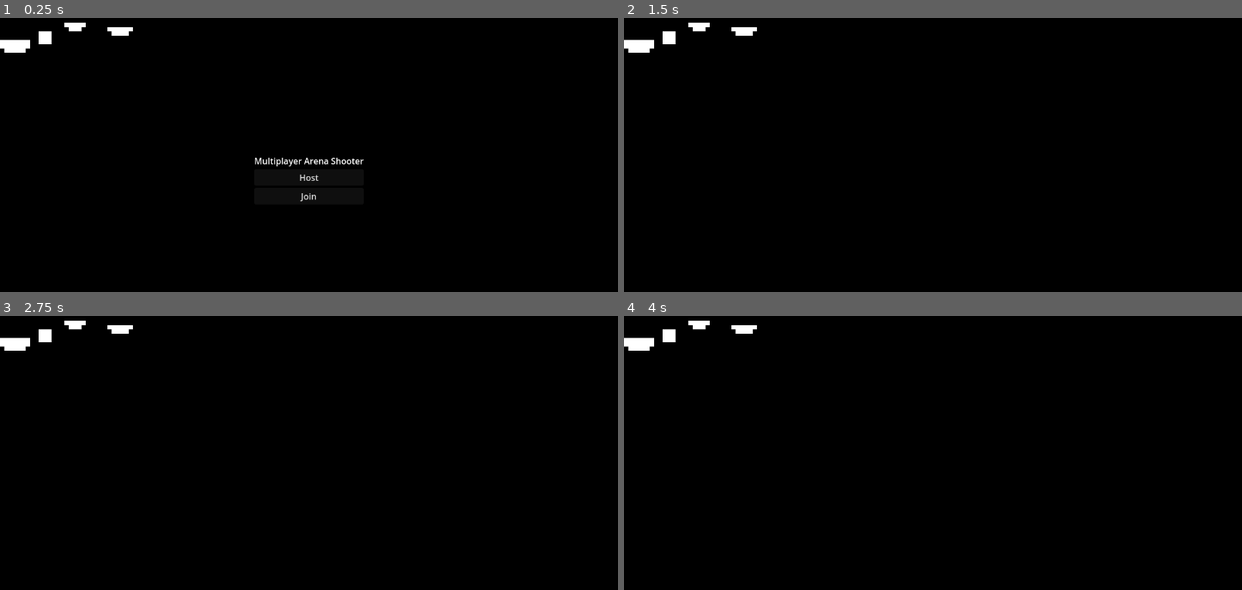
Above: before the commit, frames 1-4 (two rows, left to right).
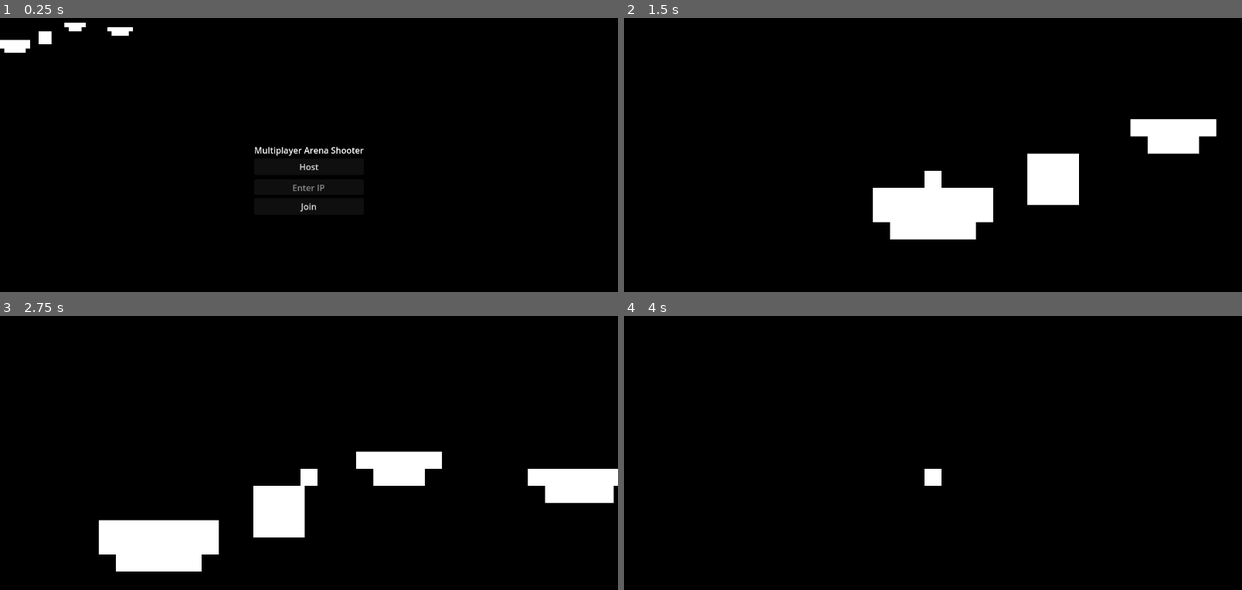
Above: after the commit, the same moments.

Repository: nerdcampdk/gamezone_mmo
Game: Godot game, scene res://game/game.tscn
Same seed, same stepped clock (60 frames per second), same inputs: the game is played once before the commit and once after it.
Inputs (mouse positions are in pixels of both pictures, inside the frame that each line leads up to):
- Up to frame 1 (0.25 s): no input
- Up to frame 2 (1.5 s): click "Join" at 0.5 s; click (933, 165) at 1.25 s, where only the run after the commit has a clickable "Host"
- Up to frame 3 (2.75 s): tap Enter at 2 s; hold D (right) from 2.03 s (still down); tap Space (jump) at 2.27 s
- Up to frame 4 (4 s): tap Space (jump) at 3.02 s; release D (right) at 3.53 s; hold A (left) from 3.53 s (still down)

The runs differ from the first frame. In frame 1, 0.7% of the frame differs, in the area x 41-59%, y 47-71%; in frame 2, 7.1%; in frame 3, 8.7%, in the area x 0-100%, y 1-94%; in frame 4, 0.7%.

Commit message:
added better multiplayer join features

Diff:
--- a/game/game.gd
+++ b/game/game.gd
@@ -2,6 +2,8 @@
 extends Node
 
 @onready var multiplayer_ui = $UI/Multiplayer
+@onready var ip_label: Label = $UI/Ingame/VBoxContainer/Label
+@onready var join_ip_lineedit: LineEdit = $UI/Multiplayer/VBoxContainer/LineEdit
 
 const PLAYER = preload("res://player/player.tscn")
 
@@ -24,8 +26,13 @@
 	$MultiplayerSpawner.spawn(multiplayer.get_unique_id())
 	multiplayer_ui.hide()
 
+
 func _on_join_pressed():
-	peer.create_client("localhost", 25565)
+	var join_ip: String = join_ip_lineedit.text
+	if join_ip.is_empty():
+		join_ip_lineedit.placeholder_text = "Please enter IP"
+		return
+	peer.create_client(join_ip, 25565)
 	multiplayer.multiplayer_peer = peer
 	multiplayer_ui.hide()
 
--- a/game/game.tscn
+++ b/game/game.tscn
@@ -66,9 +66,31 @@
 layout_mode = 2
 text = "Host"
 
+[node name="VSplitContainer" type="VSplitContainer" parent="UI/Multiplayer/VBoxContainer"]
+layout_mode = 2
+
+[node name="LineEdit" type="LineEdit" parent="UI/Multiplayer/VBoxContainer"]
+layout_mode = 2
+placeholder_text = "Enter IP"
+alignment = 1
+
 [node name="Join" type="Button" parent="UI/Multiplayer/VBoxContainer"]
 layout_mode = 2
 text = "Join"
+
+[node name="Ingame" type="Control" parent="UI"]
+layout_mode = 3
+anchors_preset = 0
+offset_right = 40.0
+offset_bottom = 40.0
+
+[node name="VBoxContainer" type="VBoxContainer" parent="UI/Ingame"]
+layout_mode = 0
+offset_right = 40.0
+offset_bottom = 40.0
+
+[node name="Label" type="Label" parent="UI/Ingame/VBoxContainer"]
+layout_mode = 2
 
 [node name="MultiplayerSpawner" type="MultiplayerSpawner" parent="."]
 _spawnable_scenes = PackedStringArray("uid://ccp7a5trw734p")
